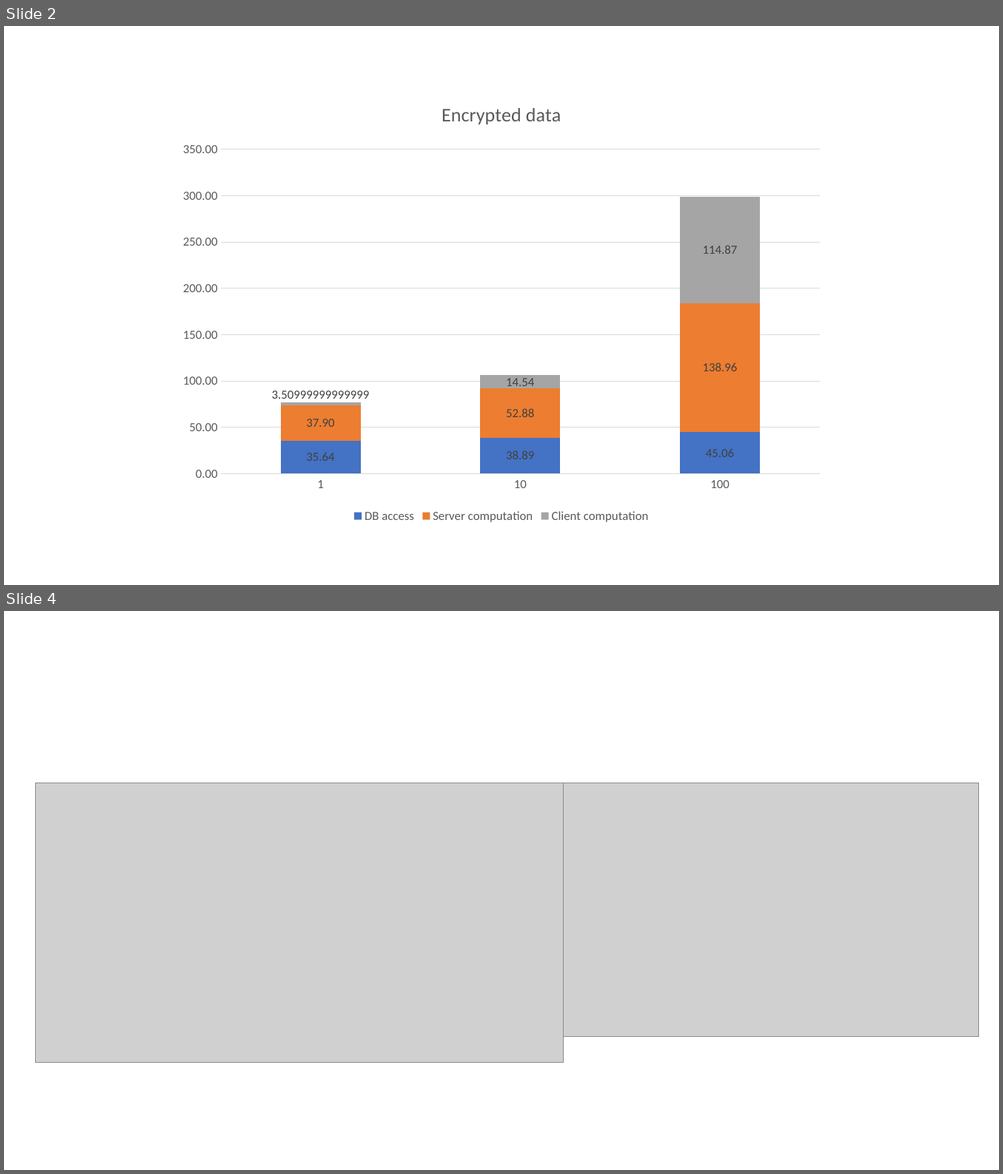
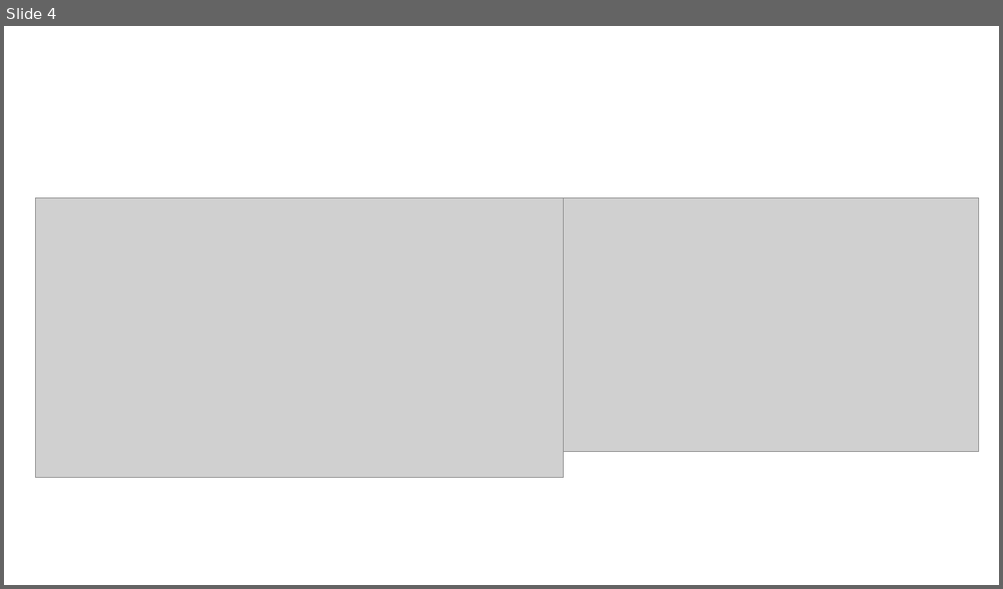
Before and after one commit to haggj/masters-thesis, a slide deck: draft/07-data.pptx. Shown one above the other, each under a label of ours: slides 2 and 4 before the commit, slide 4 after it; the slides between them are not shown. The pictures are 1003x1174 and 1003x589 pixels, drawn with LibreOffice and Linux fonts; fonts in the diff are those of the drawing; grey boxes stand for pictures. Boxes give left, top, right and bottom in pixels: in the first picture for what was removed or moved away, otherwise in the second. Text is boxed around its words. In the diff, an @@ line names an element or a change of style, - is before the commit and + after.

Commit message:
save data

```diff
--- a/draft/07-data.pptx
+++ b/draft/07-data.pptx
@@ slide 2 removed at [4, 26, 999, 585], background #FFFFFF @@
@@ column stacked chart removed at [170, 85, 833, 528] @@
-title "Encrypted data "
-categories: 1, 10, 100
-DB access: 35.64, 38.89, 45.06
-Server computation: 37.9, 52.88, 138.96
-Client computation: 3.51, 14.54, 114.87
```
Also in this commit, not shown: 2 slides changed, 2 slides added.
